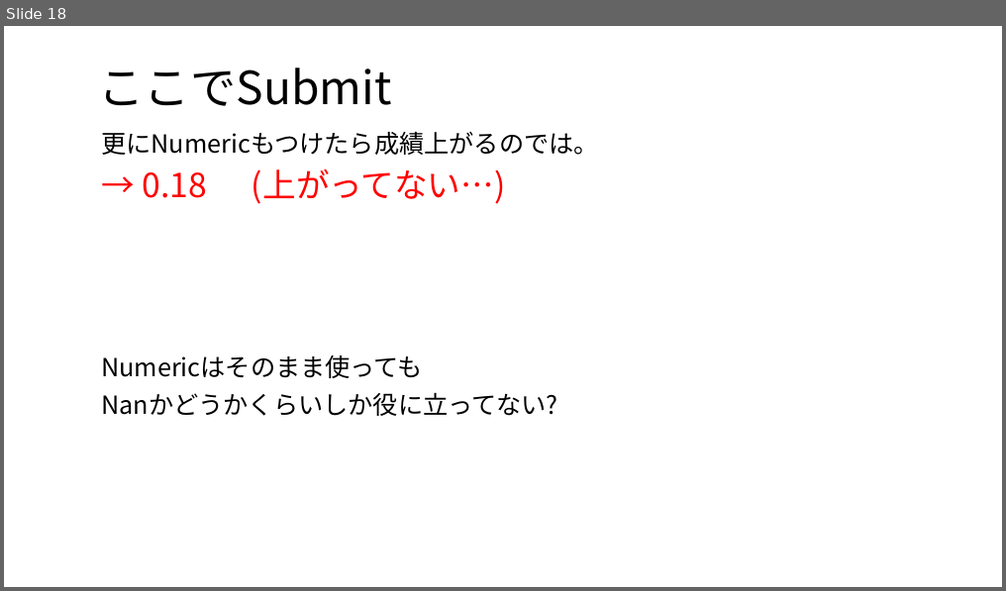
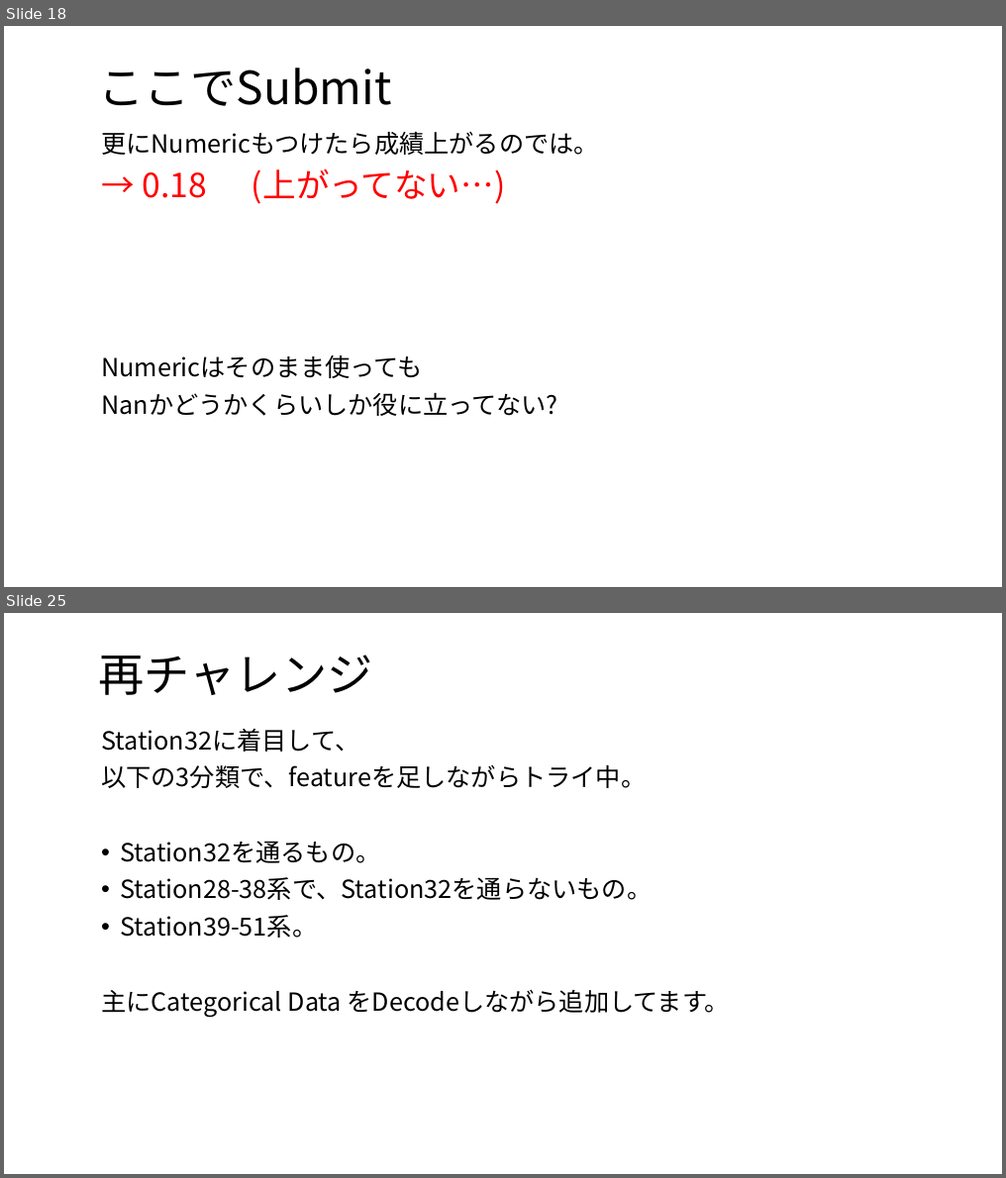
Before and after one commit to uetsu840/kaggle_bosch, a slide deck: 発表資料.pptx. Shown one above the other, each under a label of ours: slide 18 before the commit, slides 18 and 25 after it; the slides between them are not shown. The pictures are 1006x591 and 1006x1178 pixels, drawn with LibreOffice and Linux fonts; fonts in the diff are those of the drawing. Boxes give left, top, right and bottom in pixels: in the first picture for what was removed or moved away, otherwise in the second. Text is boxed around its words. In the diff, an @@ line names an element or a change of style, - is before the commit and + after.

```diff
--- a/発表資料.pptx
+++ b/発表資料.pptx
@@ slide 25 added at box(4, 613, 1002, 1174), background #FFFFFF @@
@@ title added at box(99, 655, 373, 695), 44 pt, text #000000 @@
+再チャレンジ
@@ text added at box(101, 729, 730, 1018), 24 pt, text #000000 @@
+Station32に着目して、
+以下の3分類で、featureを足しながらトライ中。
+• Station32を通るもの。
+• Station28-38系で、Station32を通らないもの。
+• Station39-51系。
+主にCategorical Data をDecodeしながら追加してます。
```
Also in this commit, not shown: 3 slides changed, 3 other slides added, 2 other files.
